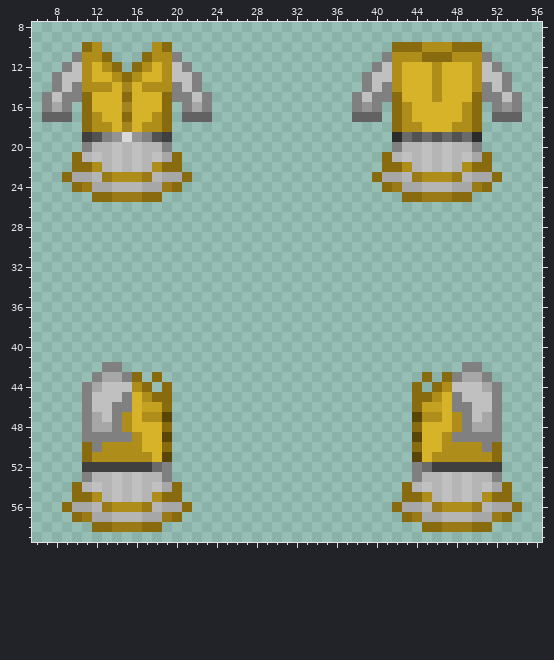
Pixel-art sprite, stored at Resources/Textures/Clothing/Uniforms/Jumpskirt/cargotech.rsi/equipped-INNERCLOTHING.png. Above: the version before the commit.
The file is 64x64 pixels. Colours within 5 levels of each other are drawn and written as one. Shown: x 6..56, y 8..59.
Now the later version:
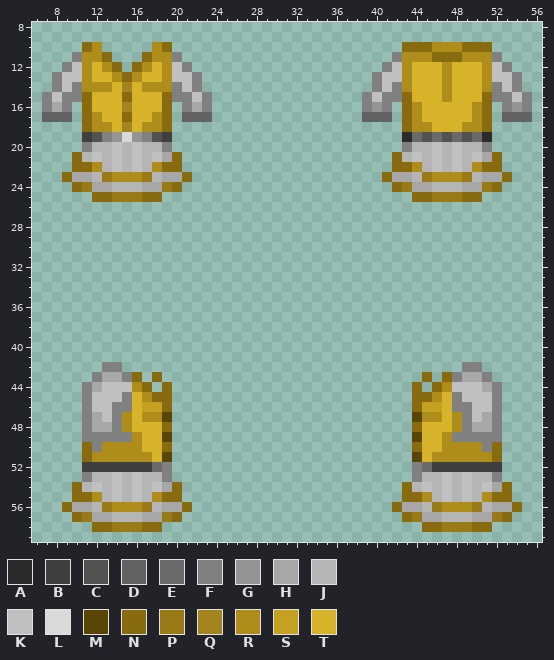
Palette (. is transparent): A #2b2b2b  B #3f3f3f  C #525252  D #626262  E #6a6a6a  F #808080  G #949494  H #a7a7a7  J #b5b5b5  K #c0c0c0  L #d9d9d9  M #594607  N #896b0f  P #997a16  Q #a3841f  R #af8d1a  S #c4a121  T #d6b328
Commit message: Align sprite rear view (#24584) Fixes space-wizards/space-station-14#24574
What changed:
Changed rows in their new state; - is an unchanged pixel.
first column x 38:
10 ----.--N--R--N----
11 ---.F--R--N--RF---
12 --.FKR--TR--TRKF--
13 -.F-KR--TR--TR-KF-
14 -.FKFR--TR--TRFKF-
15 .FK-FN--TR--TN-FKF
16 .FGF.NR----TRN.FGF
17 .--D.NR----TRN.--D
18 ----.N-R--T-RN----
19 ----.AECECECEA----
20 ----.F-JKJK-JF----
21 ---.NJKJKJKJKHN---
22 ---.-NRJKJKJR-N---
23 --.N-HJP--RPJ-HN--
24 ---.NP-H--J-HPN---
25 -----.-N--P-N-----
